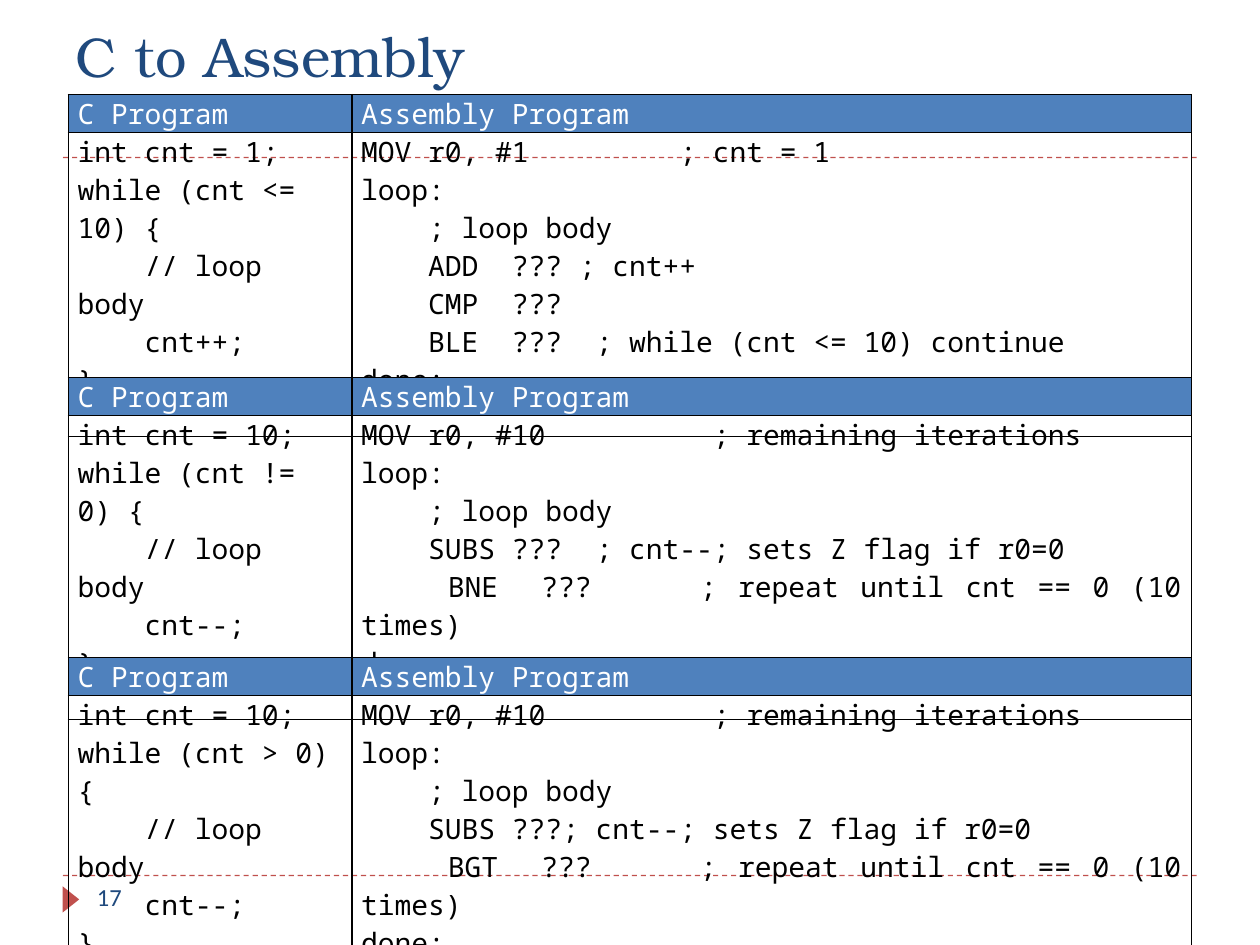
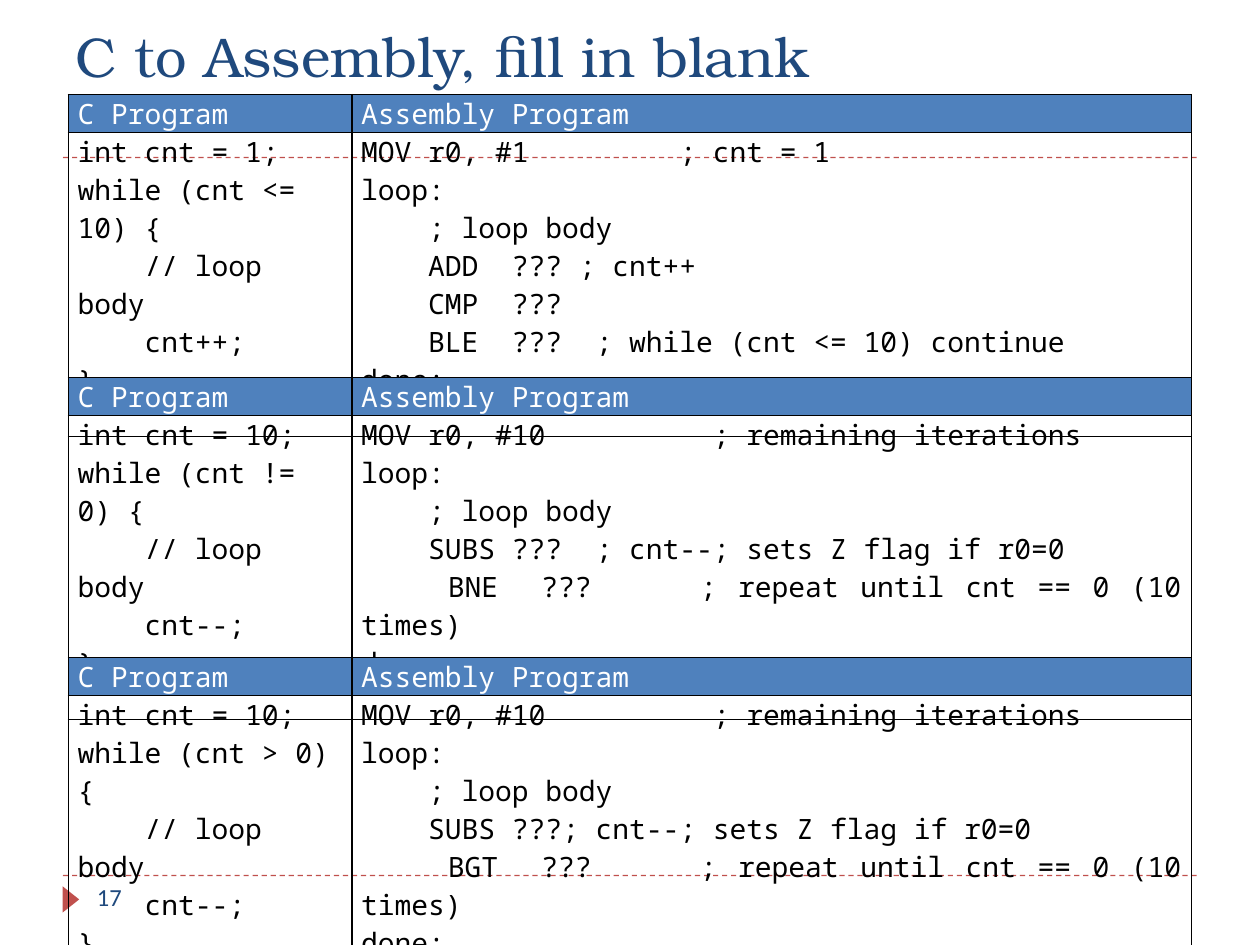
Before and after one commit to guhofstra/CSC111Sp26, a slide deck: slide 17 of PPTs/Ch6_ARM_Control_Flow_Exercises_ANS.pptx. Drawn at 1260x945 pixels with LibreOffice and Linux fonts; fonts in the diff are those of the drawing. Boxes give left, top, right and bottom in pixels: in the first picture for what was removed or moved away, otherwise in the second. Text is boxed around its words. In the diff, an @@ line names an element or a change of style, - is before the commit and + after.

```diff
--- a/PPTs/Ch6_ARM_Control_Flow_Exercises_ANS.pptx
+++ b/PPTs/Ch6_ARM_Control_Flow_Exercises_ANS.pptx
@@ title at [75, 36, 809, 90]: text changed @@
-C to Assembly
+C to Assembly, fill in blank
```
Also in this commit, not shown: 3 other slides changed, 1 other file.
